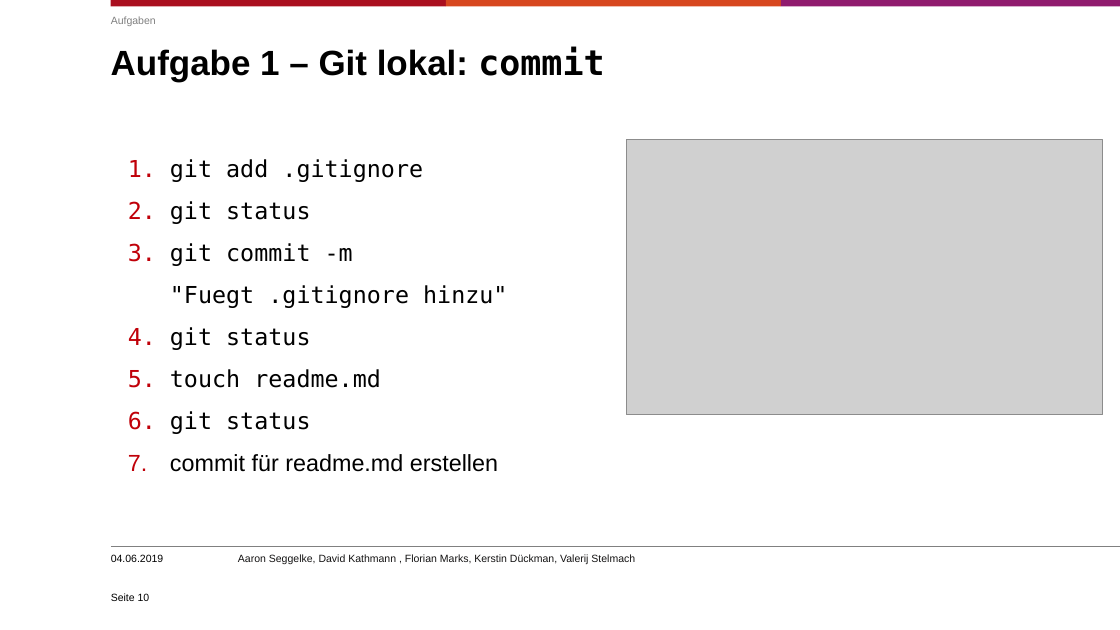
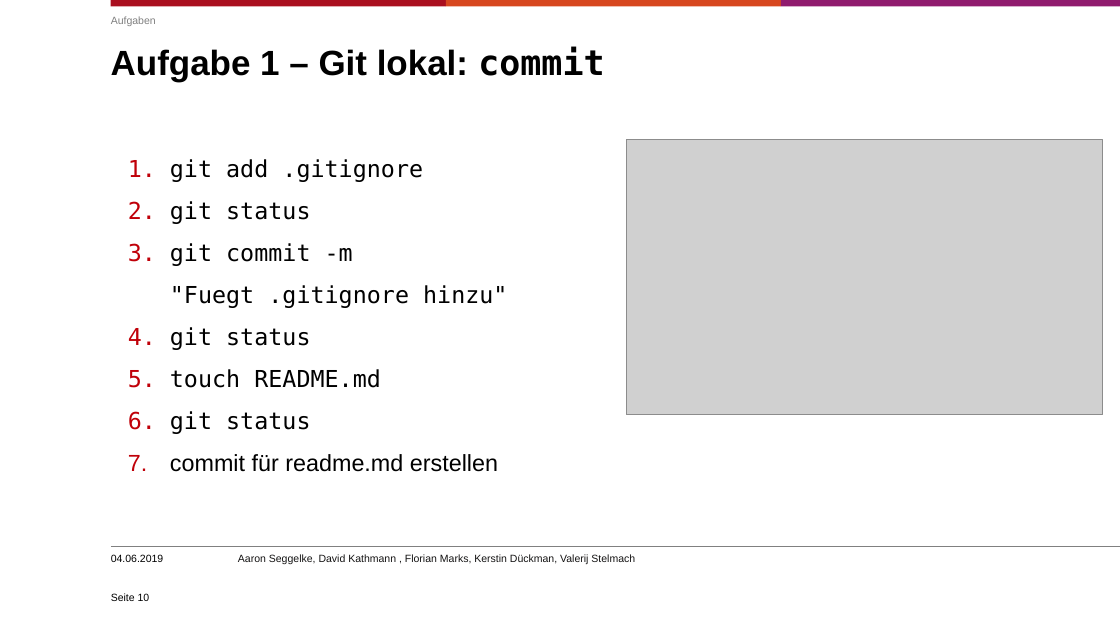
Before and after one commit to git-kurs/git-kurs, a slide deck: slide 10 of git-kurs.pptx. Drawn at 1120x630 pixels with LibreOffice and Linux fonts; fonts in the diff are those of the drawing; grey boxes stand for pictures; background and template pictures are left out. Boxes give left, top, right and bottom in pixels: in the first picture for what was removed or moved away, otherwise in the second. Text is boxed around its words. In the diff, an @@ line names an element or a change of style, - is before the commit and + after.

```diff
--- a/git-kurs.pptx
+++ b/git-kurs.pptx
@@ text at [170,369,381,388]: text changed @@
-  5. touch readme.md
+  5. touch README.md
```
Also in this commit, not shown: 1 other slide changed, 1 other file.
